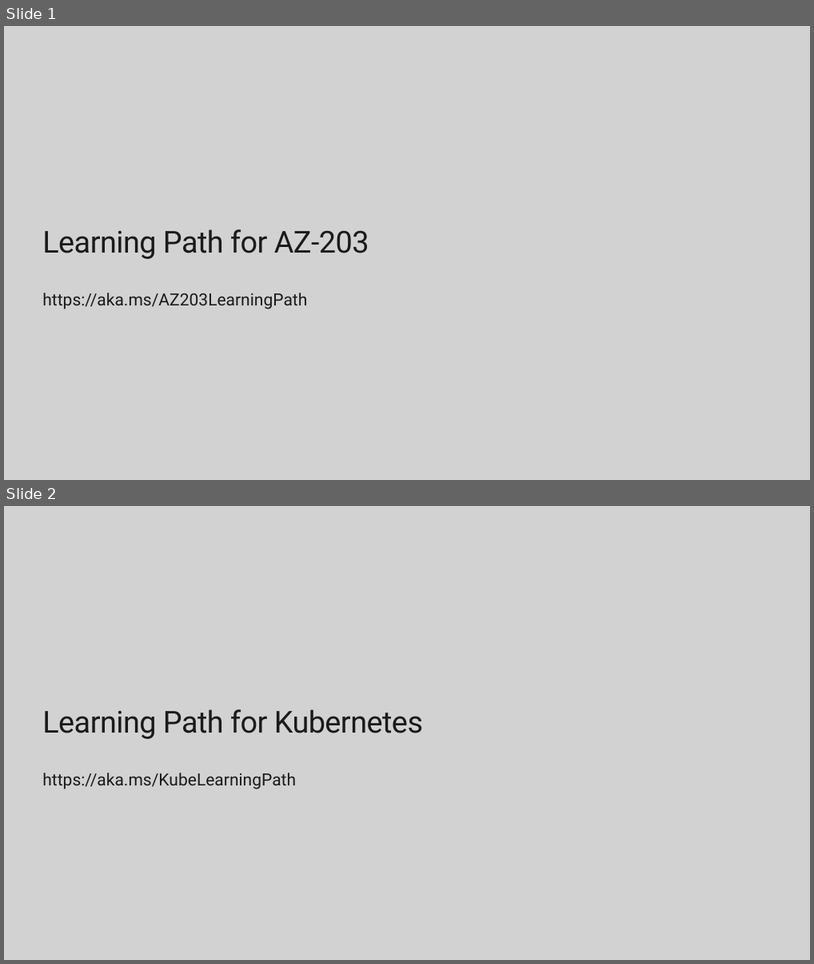
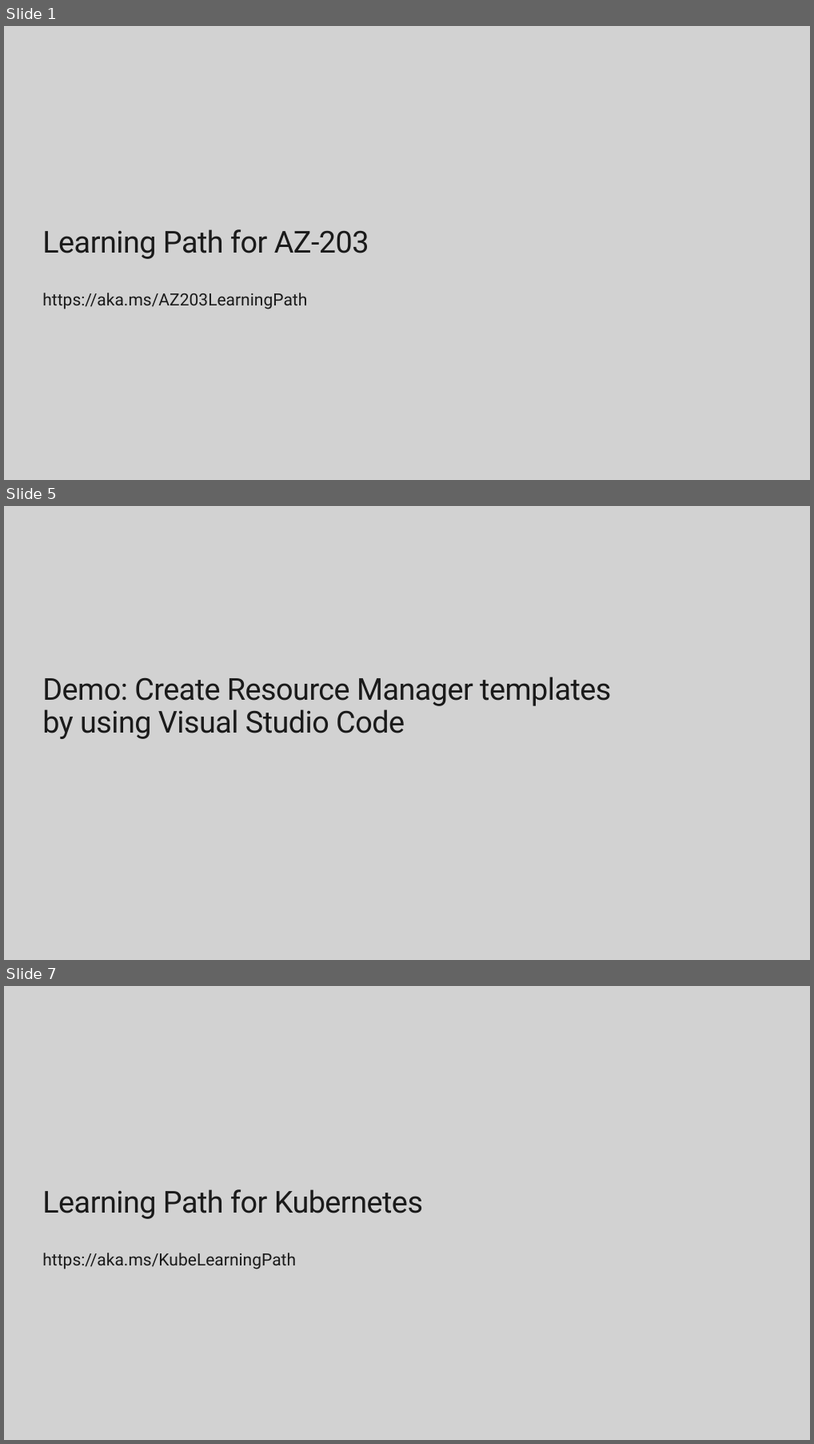
Before and after one commit to ClarkDRC/AZ203Walkthroughs, a slide deck: Guided Walkthrough.pptx. Shown one above the other, each under a label of ours: slides 1 and 2 before the commit, slides 1, 5 and 7 after it; the slides between them are not shown. The pictures are 814x964 and 814x1444 pixels, drawn with LibreOffice and Linux fonts; fonts in the diff are those of the drawing; background and template pictures are left out. Boxes give left, top, right and bottom in pixels: in the first picture for what was removed or moved away, otherwise in the second. Text is boxed around its words. In the diff, an @@ line names an element or a change of style, - is before the commit and + after.

```diff
--- a/Guided Walkthrough.pptx
+++ b/Guided Walkthrough.pptx
@@ slide 5 added at (4,506,810,960), background #D2D2D2 @@
@@ title added at (42,676,611,739), 36 pt, text #1A1A1A @@
+Demo: Create Resource Manager templates by using Visual Studio Code
@@ what was slide 2 is now slide 7 @@
```
Also in this commit, not shown: 7 slides changed, 6 other slides added.
